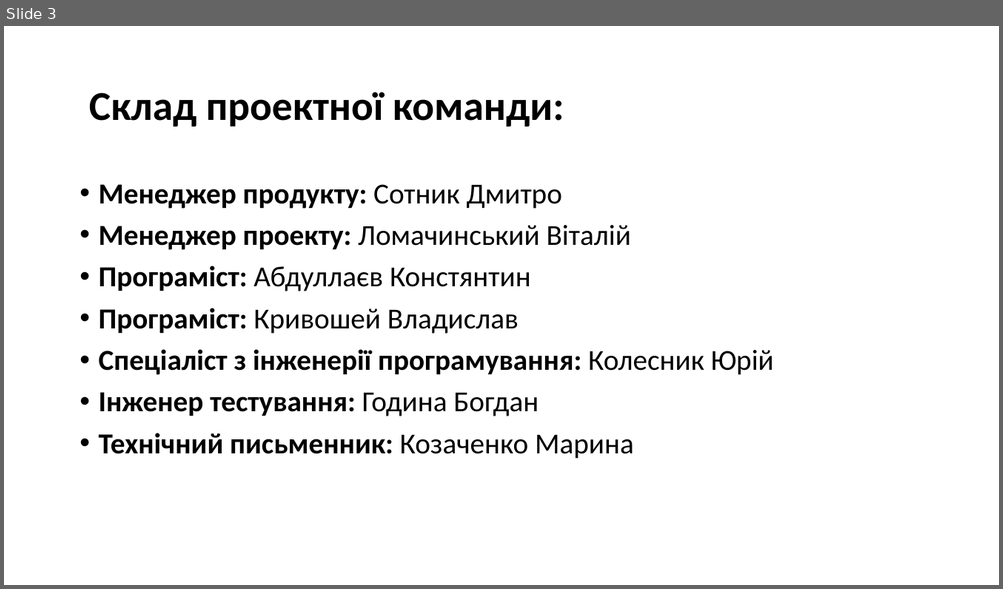
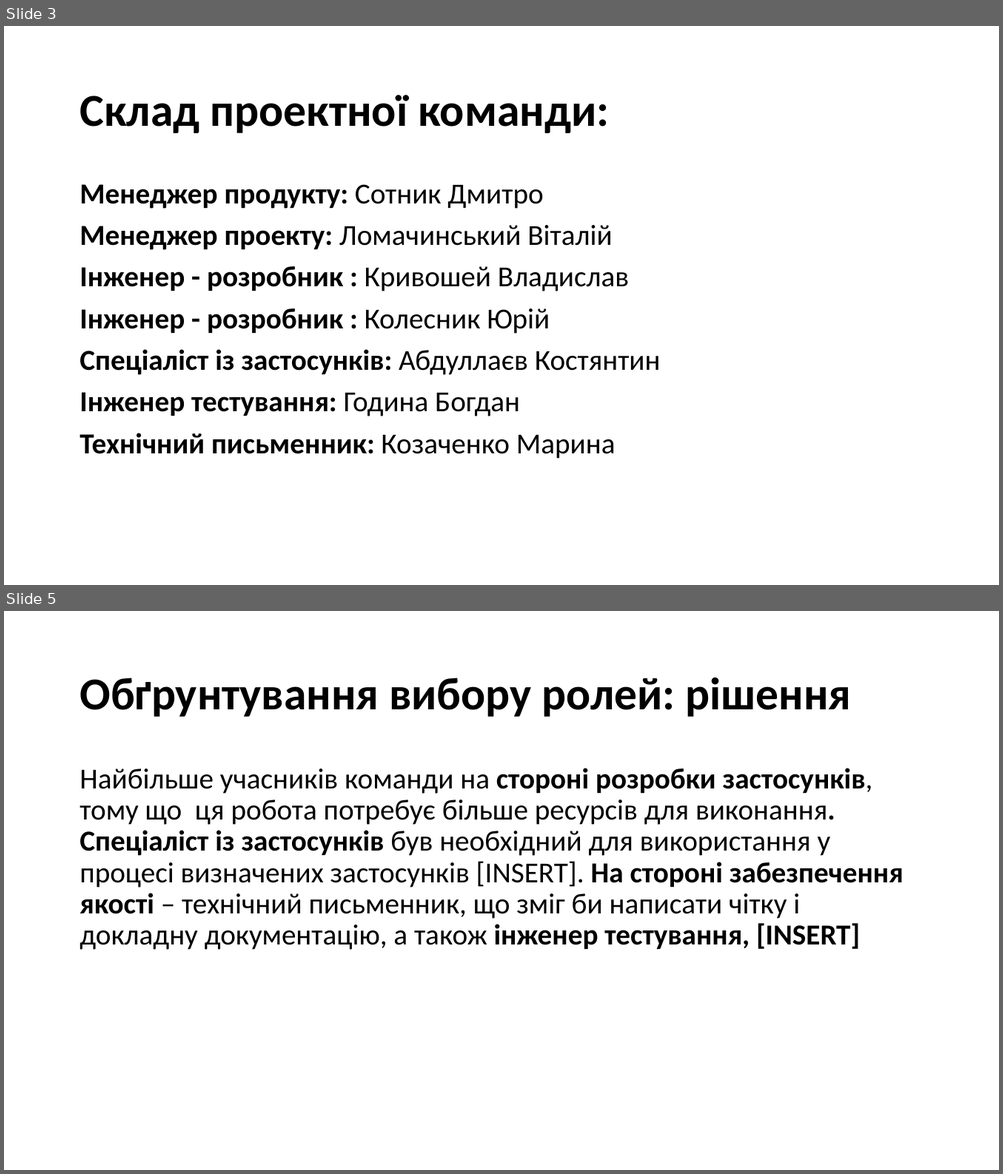
Before and after one commit to d3mage/elektronna_kafedra, a slide deck: elektronna_kafedra.pptx. Shown one above the other, each under a label of ours: slide 3 before the commit, slides 3 and 5 after it; the slides between them are not shown. The pictures are 1003x589 and 1003x1174 pixels, drawn with LibreOffice and Linux fonts; fonts in the diff are those of the drawing. Boxes give left, top, right and bottom in pixels: in the first picture for what was removed or moved away, otherwise in the second. Text is boxed around its words. In the diff, an @@ line names an element or a change of style, - is before the commit and + after.

```diff
--- a/elektronna_kafedra.pptx
+++ b/elektronna_kafedra.pptx
@@ slide 5 added at (4,611,999,1170), background #FFFFFF @@
@@ title added at (79,677,851,717), 44 pt, text #000000, bold @@
+Обґрунтування вибору ролей: рішення
@@ text added at (79,768,903,950), 28 pt, text #000000 @@
+Найбільше учасників команди на стороні розробки застосунків, тому що ця робота потребує більше ресурсів для виконання. Спеціаліст із застосунків був необхідний для використання у процесі визначених застосунків [INSERT]. На стороні забезпечення якості – технічний письменник, що зміг би написати чітку і докладну документацію, а також інженер тестування, [INSERT]
@@ slide 3 changed as well @@
@@ title "Склад проектної команди:" at (79,95,609,133): size 39.6 to 44.1 pt @@
@@ text at (79,184,615,459): bullet • to none @@
@@ text at (79,266,660,375): text changed @@
-• Програміст: Абдуллаєв Констянтин
-• Програміст: Кривошей Владислав
-• Спеціаліст з інженерії програмування: Колесник Юрій
+Інженер - розробник : Кривошей Владислав
+Інженер - розробник : Колесник Юрій
+Спеціаліст із застосунків: Абдуллаєв Костянтин
```
Also in this commit, not shown: 4 other slides changed, 1 other slide added, 1 slide removed, 2 other files.
